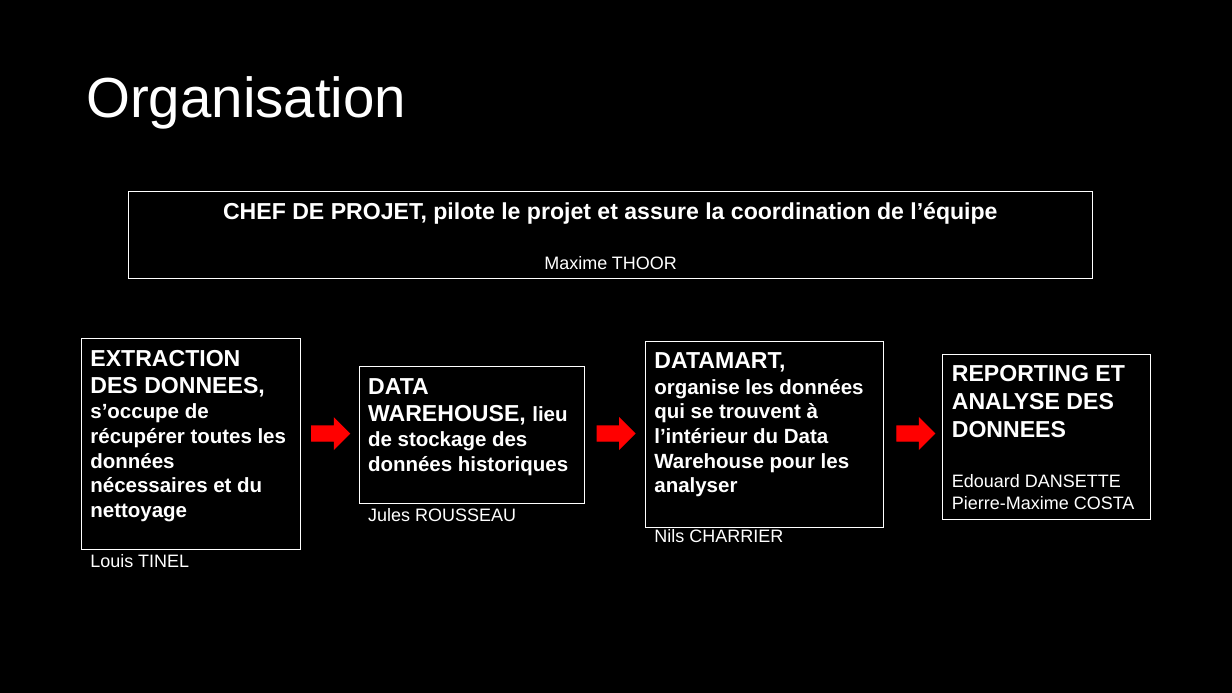
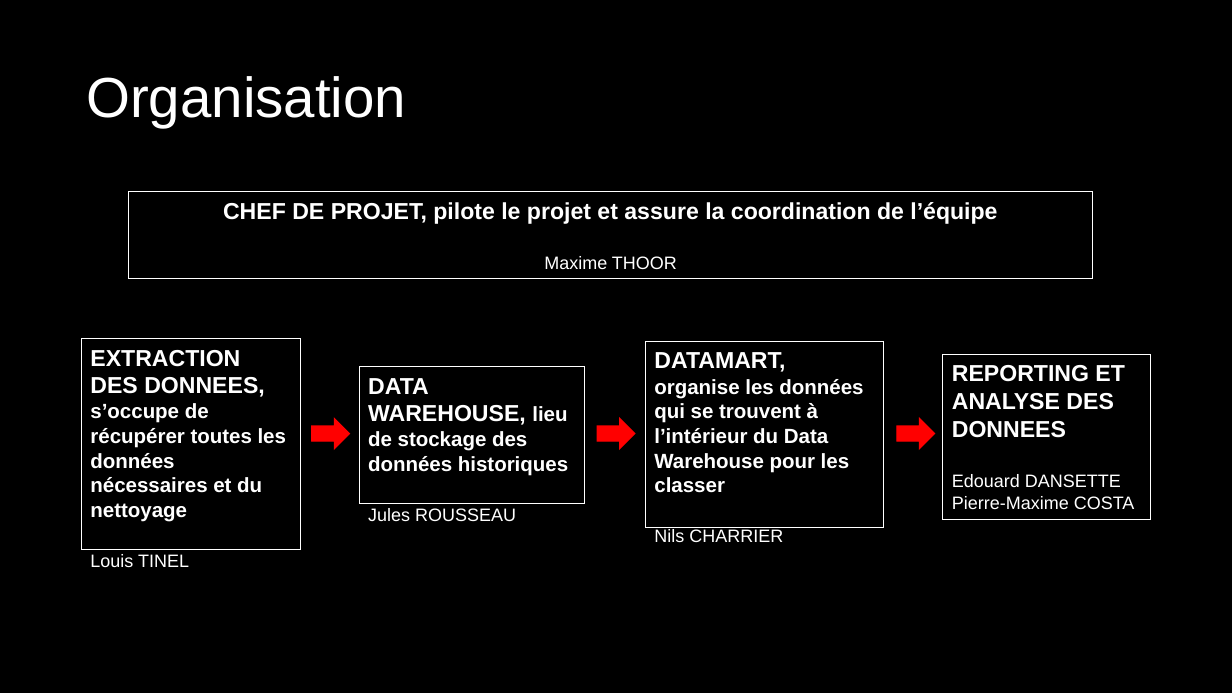
Before and after one commit to maxThoor/Formula-1-Race-Data, a slide deck: slide 2 of Gestion de projet/Présentation semaine 2.pptx. Drawn at 1232x693 pixels with LibreOffice and Linux fonts; fonts in the diff are those of the drawing. Boxes give left, top, right and bottom in pixels: in the first picture for what was removed or moved away, otherwise in the second. Text is boxed around its words. In the diff, an @@ line names an element or a change of style, - is before the commit and + after.

```diff
--- a/Gestion de projet/Présentation semaine 2.pptx
+++ b/Gestion de projet/Présentation semaine 2.pptx
@@ text in rectangle at [654,352,863,493]: text changed @@
-DATAMART, organise les données qui se trouvent à l’intérieur du Data Warehouse pour les analyser
+DATAMART, organise les données qui se trouvent à l’intérieur du Data Warehouse pour les classer
```
Also in this commit, not shown: 1 other slide changed, 1 other file.
